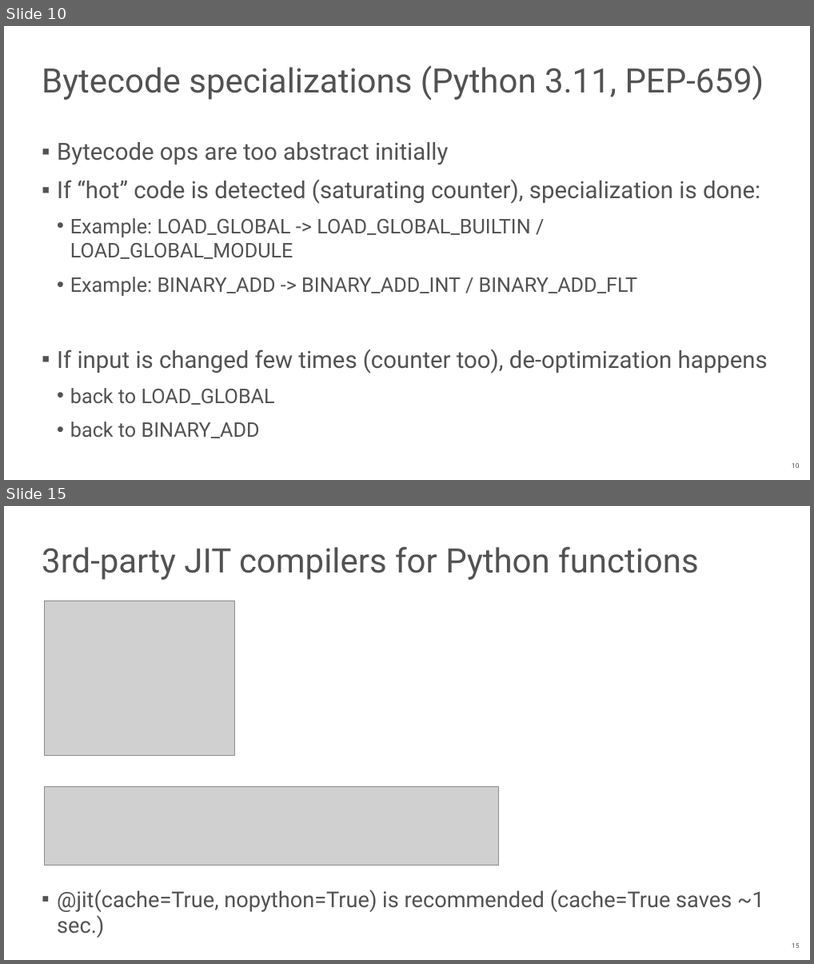
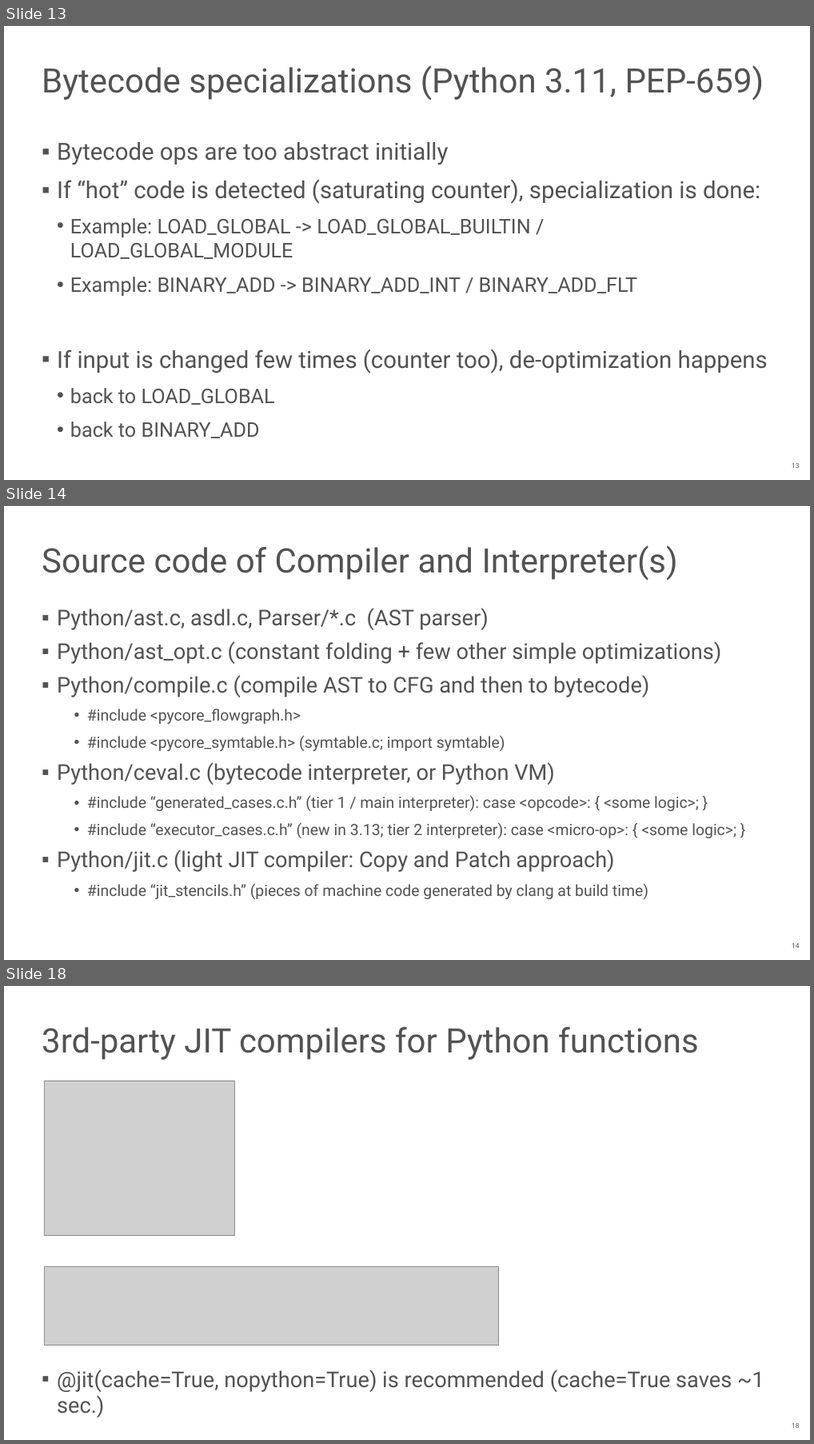
Before and after one commit to NN-complr-tech/Complr-course-lectures, a slide deck: 10-Python-internals-and-JIT-compilers.pptx. Shown one above the other, each under a label of ours: slides 10 and 15 before the commit, slides 13, 14 and 18 after it; the slides between them are not shown. The pictures are 814x964 and 814x1444 pixels, drawn with LibreOffice and Linux fonts; fonts in the diff are those of the drawing; grey boxes stand for pictures. Boxes give left, top, right and bottom in pixels: in the first picture for what was removed or moved away, otherwise in the second. Text is boxed around its words. In the diff, an @@ line names an element or a change of style, - is before the commit and + after.

Commit message:
The second version of Python internals lecture

```diff
--- a/10-Python-internals-and-JIT-compilers.pptx
+++ b/10-Python-internals-and-JIT-compilers.pptx
@@ slide 14 added at (4, 506, 810, 960), background #FFFFFF; not listed: 1 template element that a slide beside it also shows @@
@@ title added at (42, 545, 678, 580), 40 pt, text #525252 @@
+Source code of Compiler and Interpreter(s)
@@ text added at (57, 608, 737, 899), 18.5 pt, text #525252 @@
+▪ Python/ast.c, asdl.c, Parser/*.c (AST parser)
+▪ Python/ast_opt.c (constant folding + few other simple optimizations)
+▪ Python/compile.c (compile AST to CFG and then to bytecode)
+    • #include <pycore_flowgraph.h>
+    • #include <pycore_symtable.h> (symtable.c; import symtable)
+▪ Python/ceval.c (bytecode interpreter, or Python VM)
+    • #include “generated_cases.c.h” (tier 1 / main interpreter): case <opcode>: { <some logic>; }
+    • #include “executor_cases.c.h” (new in 3.13; tier 2 interpreter): case <micro-op>: { <some logic>; }
+▪ Python/jit.c (light JIT compiler: Copy and Patch approach)
+    • #include “jit_stencils.h” (pieces of machine code generated by clang at build time)
@@ what was slide 10 is now slide 13 @@
@@ what was slide 15 is now slide 18 @@
```
Also in this commit, not shown: 5 slides changed, 7 other slides added.
